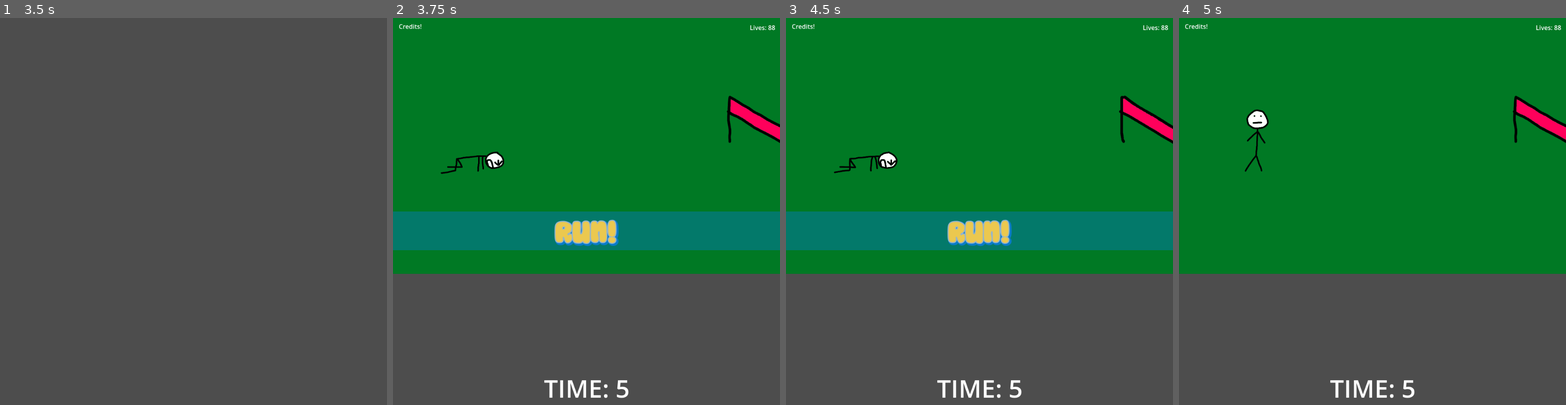
Above: before the commit, frames 1-4 (left to right).
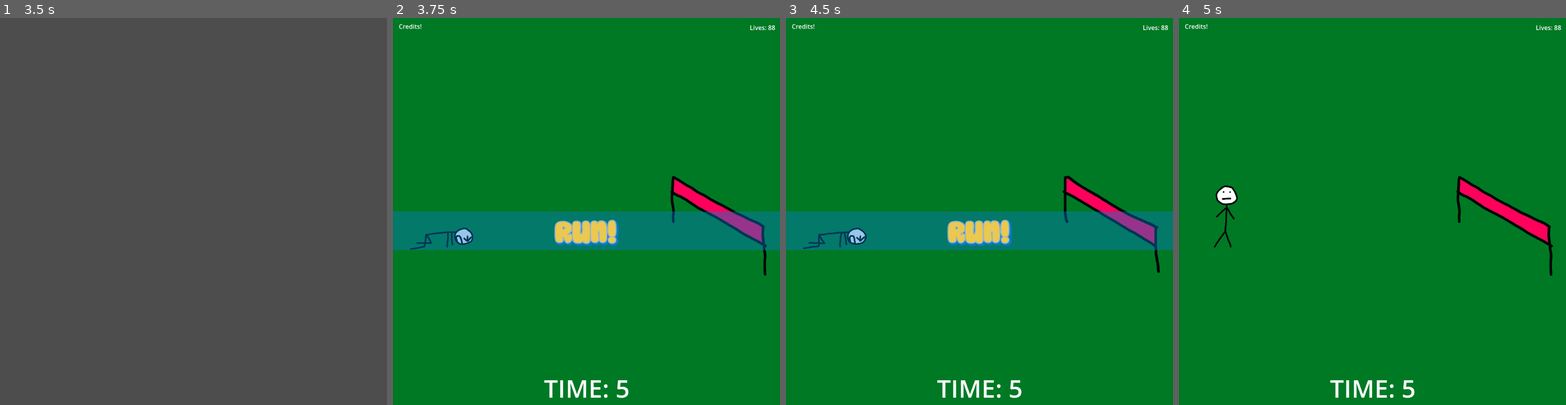
Above: after the commit, the same moments.

Repository: BryanTai/ggj2025-minigames
Game: Godot game, scene res://game_manager/mini_game_manager.tscn
Two runs of this game, one before a commit and one after it. Both use one fixed random seed, a clock stepped at 60 frames per second and the inputs below.
Inputs (mouse positions are in pixels of both pictures, inside the frame that each line leads up to):
- Up to frame 1 (3.5 s): tap Enter at 0.5 s; move the mouse to (278, 192) at 0.52 s; hold Right (move_right) 0.53-1.28 s; hold Space (fire) 0.53-1.28 s; click (278, 192) at 0.67 s; move the mouse to (116, 230) at 1.27 s; hold Down (move_down) 1.28-2.03 s; tap Space (fire) at 1.35, 2, 2.85 s; move the mouse to (232, 126) at 2.02 s; hold Right (move_right) 2.03-2.78 s; hold Space (fire) 2.03-2.78 s; move the mouse to (174, 288) at 2.77 s; hold Up (move_up) from 2.78 s (still down); click (174, 288) at 2.92 s
- Up to frame 2 (3.75 s): tap Enter at 3.5 s; move the mouse to (702, 269) at 3.52 s; release Up (move_up) at 3.53 s; hold Left (move_left) from 3.53 s (still down); hold Space (fire) from 3.53 s (still down)
- Up to frame 3 (4.5 s): keep holding Left (move_left); move the mouse to (863, 153) at 4.27 s; release Space (fire) at 4.28 s; tap Space (fire) at 4.35 s
- Up to frame 4 (5 s): keep holding Left (move_left)

Frame 1 is identical in both runs. In frame 2, 36% of the frame differs, in the area x 0-100%, y 20-100%; in frame 3, 36%; in frame 4, 36%.

Commit message:
Fixed up minigames after The Square resolution change

Diff:
--- a/assets/meteor_minigame/scenes/meteor.tscn
+++ b/assets/meteor_minigame/scenes/meteor.tscn
@@ -10,6 +10,7 @@
 collision_layer = 3
 collision_mask = 3
 script = ExtResource("1_nny4r")
+falling_speed = 300
 
 [node name="CollisionShape2D" type="CollisionShape2D" parent="."]
 position = Vector2(-13, -12)
--- a/minigame_scenes/meteor_mini_game.tscn
+++ b/minigame_scenes/meteor_mini_game.tscn
@@ -20,11 +20,55 @@
 offset_left = -5.0
 offset_top = -5.0
 offset_right = 1189.0
-offset_bottom = 690.0
+offset_bottom = 1195.0
 grow_horizontal = 2
 grow_vertical = 2
 texture = ExtResource("2_3m15i")
 metadata/_edit_lock_ = true
+
+[node name="Blank12" type="Sprite2D" parent="Space"]
+position = Vector2(375, 737)
+texture = ExtResource("2_3m15i")
+
+[node name="Blank13" type="Sprite2D" parent="Space"]
+position = Vector2(204, 872)
+texture = ExtResource("2_3m15i")
+
+[node name="Blank14" type="Sprite2D" parent="Space"]
+position = Vector2(744, 633)
+texture = ExtResource("2_3m15i")
+
+[node name="Blank15" type="Sprite2D" parent="Space"]
+position = Vector2(123, 659)
+texture = ExtResource("2_3m15i")
+
+[node name="Blank16" type="Sprite2D" parent="Space"]
+position = Vector2(742, 906)
+texture = ExtResource("2_3m15i")
+
+[node name="Blank17" type="Sprite2D" parent="Space"]
+position = Vector2(980, 768)
+texture = ExtResource("2_3m15i")
+
+[node name="Blank18" type="Sprite2D" parent="Space"]
+position = Vector2(530, 903)
+texture = ExtResource("2_3m15i")
+
+[node name="Blank19" type="Sprite2D" parent="Space"]
+position = Vector2(483, 605)
+texture = ExtResource("2_3m15i")
+
+[node name="Blank20" type="Sprite2D" parent="Space"]
+position = Vector2(1049, 599)
+texture = ExtResource("2_3m15i")
+
+[node name="Blank21" type="Sprite2D" parent="Space"]
+position = Vector2(988, 975)
+texture = ExtResource("2_3m15i")
+
+[node name="Blank22" type="Sprite2D" parent="Space"]
+position = Vector2(93, 968)
+texture = ExtResource("2_3m15i")
 
 [node name="Blank" type="Sprite2D" parent="Space"]
 position = Vector2(402, 241)
@@ -72,10 +116,10 @@
 
 [node name="Ground" type="TextureRect" parent="."]
 self_modulate = Color(1.56425e-07, 0.449459, 0.174083, 1)
-offset_left = -18.0
-offset_top = 559.0
-offset_right = 22.0
-offset_bottom = 599.0
+offset_left = -45.0
+offset_top = 886.0
+offset_right = -5.0
+offset_bottom = 926.0
 scale = Vector2(30.8375, 3.38461)
 texture = ExtResource("2_3m15i")
 
@@ -87,20 +131,21 @@
 shape = SubResource("RectangleShape2D_y8n48")
 
 [node name="Meteor" parent="." instance=ExtResource("3_13vih")]
-position = Vector2(338, -437)
+position = Vector2(112, -451)
 
 [node name="Meteor2" parent="." instance=ExtResource("3_13vih")]
-position = Vector2(582, 52)
+position = Vector2(459, 53)
 
 [node name="Meteor3" parent="." instance=ExtResource("3_13vih")]
-position = Vector2(1110, -180)
+position = Vector2(887, -181)
 
 [node name="Meteor4" parent="." instance=ExtResource("3_13vih")]
-position = Vector2(849, -104)
+position = Vector2(688, -100)
 
 [node name="Meteor5" parent="." instance=ExtResource("3_13vih")]
-position = Vector2(634, -525)
+position = Vector2(367, -559)
 
 [node name="Gun" parent="." instance=ExtResource("4_x7ttd")]
+position = Vector2(589, 835)
 
 [connection signal="area_entered" from="Ground/Area2D" to="." method="_on_collision"]
--- a/minigame_scenes/moonwalk_mini_game.tscn
+++ b/minigame_scenes/moonwalk_mini_game.tscn
@@ -152,7 +152,7 @@
 offset_left = -5.0
 offset_top = -5.0
 offset_right = 1159.0
-offset_bottom = 661.0
+offset_bottom = 1095.0
 grow_horizontal = 2
 grow_vertical = 2
 size_flags_horizontal = 3
@@ -161,14 +161,14 @@
 texture = ExtResource("2_0y0yl")
 
 [node name="FinishLine" type="AnimatedSprite2D" parent="."]
-position = Vector2(210, 290)
+position = Vector2(181.32, 544.32)
 scale = Vector2(-0.72, 0.72)
 sprite_frames = SubResource("SpriteFrames_ee8g0")
 animation = &"broken"
 autoplay = "intact"
 
 [node name="Runner" type="AnimatedSprite2D" parent="."]
-position = Vector2(913, 313)
+position = Vector2(884.32, 567.32)
 scale = Vector2(0.42681, 0.42681)
 sprite_frames = SubResource("SpriteFrames_l6qs3")
 animation = &"idle"
--- a/minigame_scenes/pet_dog_mini_game.tscn
+++ b/minigame_scenes/pet_dog_mini_game.tscn
@@ -80,7 +80,7 @@
 offset_top = -9.0
 offset_right = 29.0
 offset_bottom = 31.0
-scale = Vector2(29.5271, 16.8032)
+scale = Vector2(26.1272, 25.8733)
 texture = ExtResource("2_xttkd")
 
 [node name="Grass" type="Node" parent="."]
@@ -109,6 +109,22 @@
 position = Vector2(607, 400.5)
 texture = ExtResource("4_5a300")
 
+[node name="Grass7" type="Sprite2D" parent="Grass"]
+position = Vector2(104, 779)
+texture = ExtResource("4_5a300")
+
+[node name="Grass8" type="Sprite2D" parent="Grass"]
+position = Vector2(543, 668)
+texture = ExtResource("3_qp8lh")
+
+[node name="Grass9" type="Sprite2D" parent="Grass"]
+position = Vector2(420, 916)
+texture = ExtResource("4_5a300")
+
+[node name="Grass10" type="Sprite2D" parent="Grass"]
+position = Vector2(943, 948)
+texture = ExtResource("3_qp8lh")
+
 [node name="Player2D" parent="." instance=ExtResource("5_lh2mh")]
 position = Vector2(103, 70)
 
@@ -117,7 +133,7 @@
 texture = ExtResource("5_gymck")
 
 [node name="Goal" type="Area2D" parent="."]
-position = Vector2(995, 456)
+position = Vector2(826, 807)
 
 [node name="CollisionShape2D" type="CollisionShape2D" parent="Goal"]
 shape = SubResource("CircleShape2D_6f0np")
--- a/minigame_scenes/runner_mini_game.tscn
+++ b/minigame_scenes/runner_mini_game.tscn
@@ -153,7 +153,7 @@
 offset_left = -5.0
 offset_top = -5.0
 offset_right = 1159.0
-offset_bottom = 661.0
+offset_bottom = 1095.0
 grow_horizontal = 2
 grow_vertical = 2
 size_flags_horizontal = 3
@@ -162,7 +162,7 @@
 texture = ExtResource("2_6vrve")
 
 [node name="FinishLine" type="AnimatedSprite2D" parent="."]
-position = Vector2(984, 290)
+position = Vector2(838, 497)
 scale = Vector2(0.72, 0.72)
 sprite_frames = SubResource("SpriteFrames_cdjqx")
 animation = &"broken"
@@ -170,7 +170,7 @@
 frame_progress = 0.427099
 
 [node name="Runner" type="AnimatedSprite2D" parent="."]
-position = Vector2(207, 313)
+position = Vector2(127.263, 509.32)
 scale = Vector2(0.42681, 0.42681)
 sprite_frames = SubResource("SpriteFrames_pfg4d")
 animation = &"idle"
--- a/templates/template_end_at_location.tscn
+++ b/templates/template_end_at_location.tscn
@@ -14,7 +14,7 @@
 position = Vector2(242, 478)
 
 [node name="Goal" type="Area2D" parent="."]
-position = Vector2(1017, 191)
+position = Vector2(848, 170)
 
 [node name="Sprite2D" type="Sprite2D" parent="Goal"]
 rotation = -3.14159
